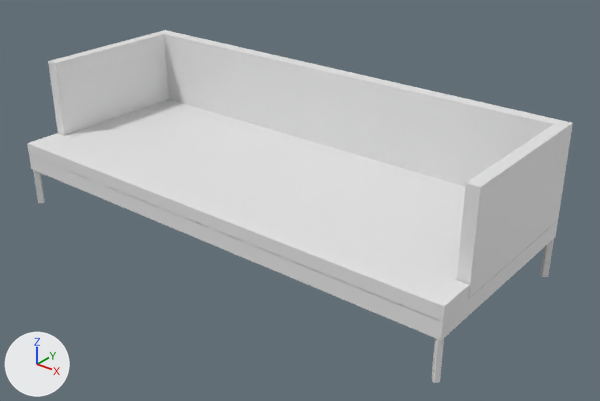
The Blender file couch.blend, before and after one commit.
The view is the same before and after, from a 50 mm lens placed at (2.149, -2.244, 1.763), pointed at (0.169, 0.23, 0.229). The lights are fixed; the arrows at lower left show +X, +Y and +Z.
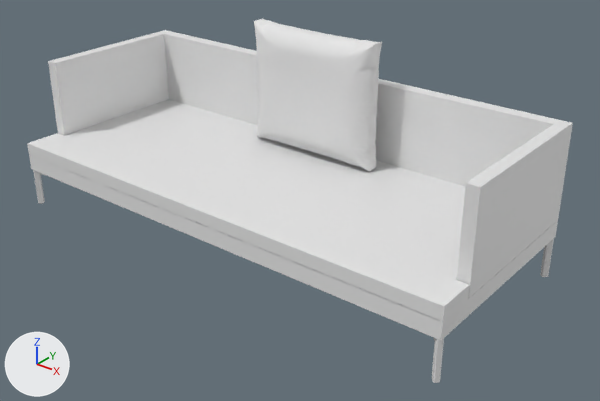
Pixel boxes [x1, y1, x2, y2] of what changed, in the pictures (600 x 401 px):
'Cube.004', added
    after: [254, 18, 382, 171]

Edits to the bpy script that builds the scene:
```text
Add mat_material_001:
    mat_material_001 = principled_material('Material.001')
    mat_material_001.base_color = (0.8, 0.8, 0.8)  # white #e7e7e7
Add me_cube:
    me_cube.from_pydata(...)  # 21506 vertices, 21504 faces; spans x -0.324..0.324, y -0.078..0.078, z -0.28..0.28
    me_cube.materials.append(mat_material_001)  # white #e7e7e7
Add ob_cube_004:
    ob_cube_004 = bpy.data.objects.new('Cube.004', me_cube)
    ob_cube_004.location = (0.02, 0.519, 0.596)
```
